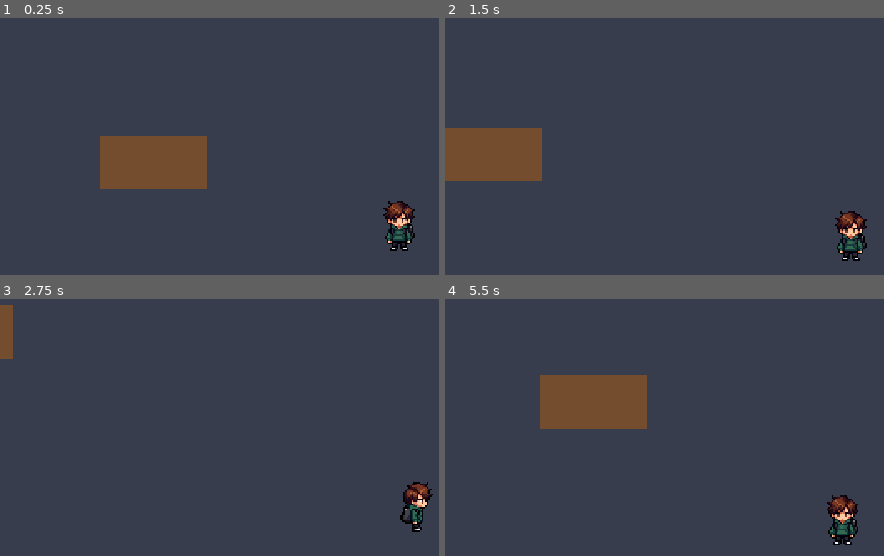
Above: before the commit, frames 1-4 (two rows, left to right).
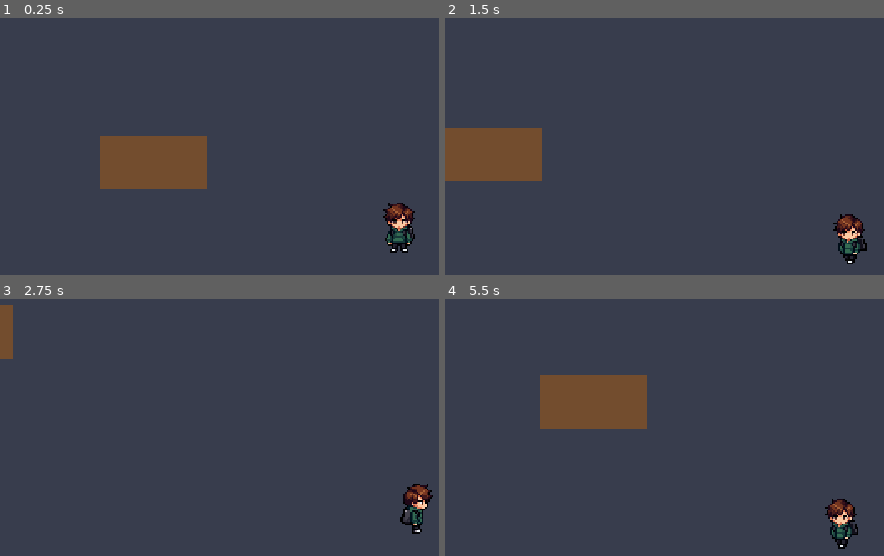
Above: after the commit, the same moments.

Repository: ddziekon/korpo-symulator
Game: Godot game, scene res://scenes/main.tscn
The game is run twice, just before and just after one commit, with the same random seed, the same clock (stepped at 60 frames per second) and the same inputs. This scene is started directly instead of the project's main scene.
Inputs:
- Up to frame 1 (0.25 s): no input
- Up to frame 2 (1.5 s): tap Enter at 0.5 s; hold D (move_right) 0.53-1.28 s; hold S (move_down) from 1.28 s (still down)
- Up to frame 3 (2.75 s): release S (move_down) at 2.03 s; hold D (move_right) from 2.03 s (still down)
- Up to frame 4 (5.5 s): release D (move_right) at 2.78 s; hold W (move_up) 2.78-3.53 s; hold A (move_left) 3.53-5.03 s; hold S (move_down) from 5.03 s (still down)

The runs differ from the first frame. In frame 1, 0.7% of the frame differs, in the area x 87-95%, y 71-92%; in frame 2, 0.8%; in frame 3, 0.6%; in frame 4, 0.8%, in the area x 86-95%, y 76-98%.

Commit message:
Animacja chodu w dol (Pixellab), arkusze idle/walk 44x44, animator z osobna liczba klatek

Diff:
--- a/scenes/player/player.tscn
+++ b/scenes/player/player.tscn
@@ -5,7 +5,7 @@
 [ext_resource type="Script" path="res://scripts/camera/follow_camera.gd" id="3_cam"]
 [ext_resource type="Script" path="res://scripts/animation/directional_animator.gd" id="4_anim"]
 [ext_resource type="Texture2D" path="res://assets/characters/boy/boy_idle_sheet.png" id="5_idle"]
-[ext_resource type="Texture2D" path="res://assets/characters/boy/boy_idle_sheet.png" id="6_run"]
+[ext_resource type="Texture2D" path="res://assets/characters/boy/boy_walk_sheet.png" id="6_run"]
 
 [sub_resource type="RectangleShape2D" id="RectangleShape2D_feet"]
 size = Vector2(10, 6)
@@ -19,7 +19,7 @@
 interaction_point = NodePath("InteractionPoint")
 
 [node name="Sprite2D" type="Sprite2D" parent="."]
-position = Vector2(0, -16)
+position = Vector2(0, -15)
 texture = ExtResource("5_idle")
 hframes = 4
 
@@ -37,8 +37,8 @@
 sprite = NodePath("../Sprite2D")
 idle_texture = ExtResource("5_idle")
 run_texture = ExtResource("6_run")
-frames_per_direction = 1
-run_bob_pixels = 1
+idle_frames_per_direction = 1
+run_frames_per_direction = 8
 
 [node name="InteractionPoint" type="Marker2D" parent="."]
 position = Vector2(0, 4)
--- a/scripts/animation/directional_animator.gd
+++ b/scripts/animation/directional_animator.gd
@@ -12,12 +12,11 @@
 @export var sprite: Sprite2D
 @export var idle_texture: Texture2D
 @export var run_texture: Texture2D
-## Liczba klatek jednego kierunku w arkuszu.
-@export_range(1, 24, 1) var frames_per_direction: int = 6
+## Liczba klatek jednego kierunku w arkuszu bezczynności i biegu.
+@export_range(1, 24, 1) var idle_frames_per_direction: int = 1
+@export_range(1, 24, 1) var run_frames_per_direction: int = 8
 @export_range(1.0, 30.0, 0.5) var idle_fps: float = 5.0
 @export_range(1.0, 30.0, 0.5) var run_fps: float = 10.0
-## Podskok postaci w pikselach podczas biegu. Przydatny, gdy arkusz biegu ma tylko 1 klatkę na kierunek (0 = wyłączony).
-@export_range(0, 4, 1) var run_bob_pixels: int = 0
 
 var _direction_index: int = DIRECTION_DOWN
 var _is_running: bool = false
@@ -58,16 +57,19 @@
 
 func _apply_texture() -> void:
 	sprite.texture = run_texture if _is_running else idle_texture
-	sprite.hframes = frames_per_direction * 4
+	sprite.hframes = _frames_per_direction() * 4
 	_update_frame()
 
 
 func _update_frame() -> void:
+	var frames: int = _frames_per_direction()
 	var fps: float = run_fps if _is_running else idle_fps
 	var tick: int = int(_elapsed * fps)
-	sprite.frame = _direction_index * frames_per_direction + tick % frames_per_direction
-	var bob: bool = _is_running and tick % 2 == 1
-	sprite.offset.y = -float(run_bob_pixels) if bob else 0.0
+	sprite.frame = _direction_index * frames + tick % frames
+
+
+func _frames_per_direction() -> int:
+	return run_frames_per_direction if _is_running else idle_frames_per_direction
 
 
 func _index_for_direction(direction: Vector2) -> int:
Binary file added: assets/characters/boy/Idle_v3_walking_south.gif
Binary file changed: assets/characters/boy/boy_idle_sheet.png
Binary file added: assets/characters/boy/boy_walk_sheet.png
Not shown, added: assets/characters/boy/boy_walk_sheet.png.import
Binary file added: assets/characters/boy/walk/south/frame_0.png
Not shown, added: assets/characters/boy/walk/south/frame_0.png.import
Binary file added: assets/characters/boy/walk/south/frame_1.png
Not shown, added: assets/characters/boy/walk/south/frame_1.png.import
Binary file added: assets/characters/boy/walk/south/frame_2.png
Not shown, added: assets/characters/boy/walk/south/frame_2.png.import
Binary file added: assets/characters/boy/walk/south/frame_3.png
Not shown, added: assets/characters/boy/walk/south/frame_3.png.import
(and 8 more such lines)
